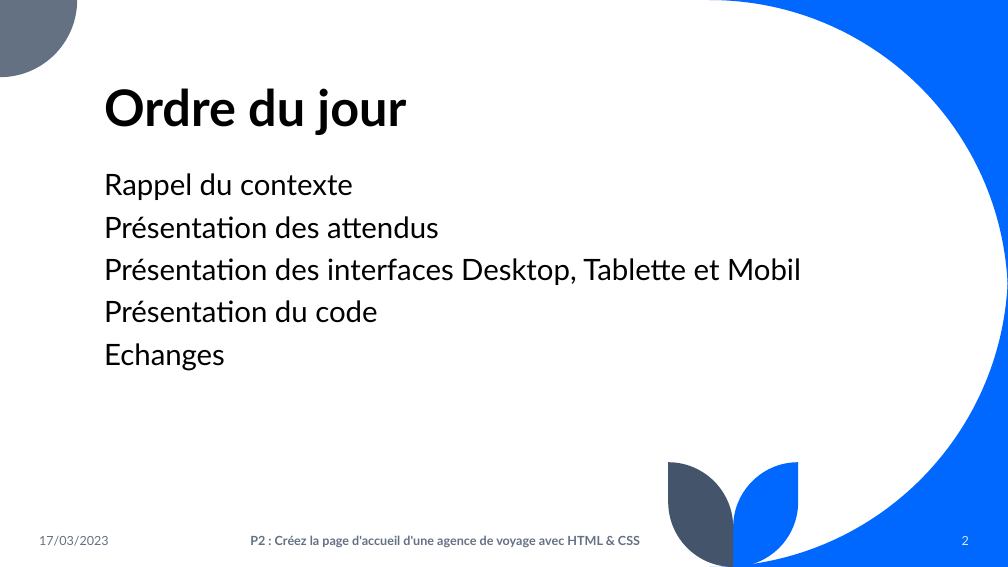
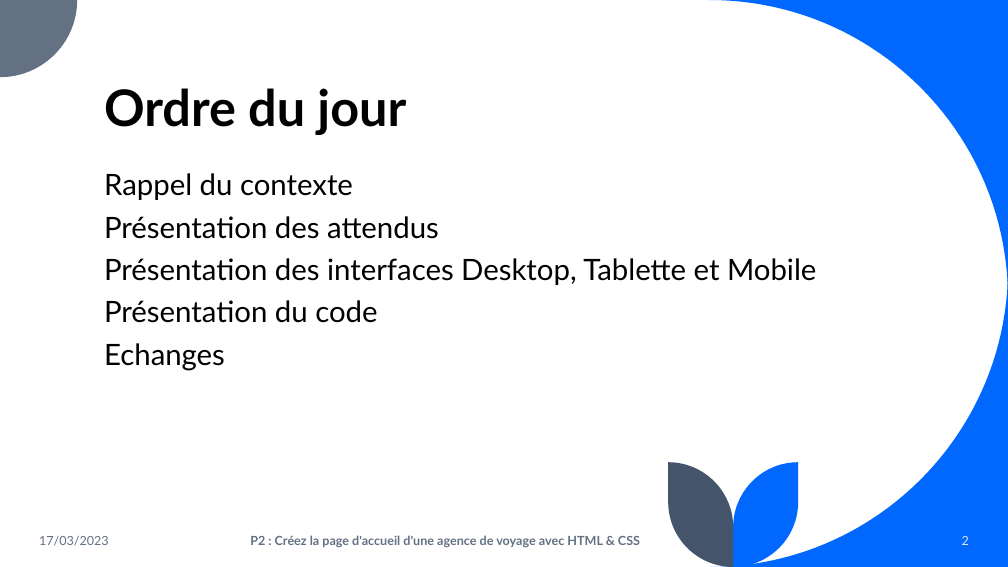
Before and after one commit to ELME37/Projet_Booki, a slide deck: slide 2 of Présention projet 2 BOOKI.pptx. Drawn at 1008x567 pixels with LibreOffice and Linux fonts; fonts in the diff are those of the drawing. Boxes give left, top, right and bottom in pixels: in the first picture for what was removed or moved away, otherwise in the second. Text is boxed around its words. In the diff, an @@ line names an element or a change of style, - is before the commit and + after.

Commit message:
Modification responsive mobile

```diff
--- a/Présention projet 2 BOOKI.pptx
+++ b/Présention projet 2 BOOKI.pptx
@@ text at (x1=104, y1=258, x2=816, y2=285): text changed @@
-Présentation des interfaces Desktop, Tablette et Mobil
+Présentation des interfaces Desktop, Tablette et Mobile
```
Also in this commit, not shown: 2 other slides changed, 2 other files.
